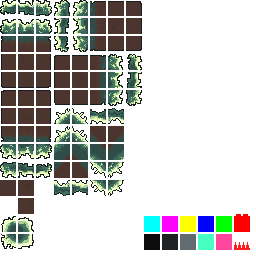
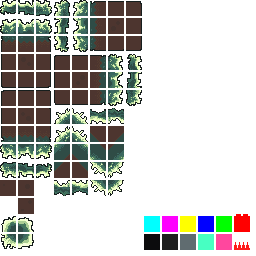
Layer changes from the first 256px x 256px image to the second:
painted on "레이어 12 복사" over [162, 234, 178, 250]